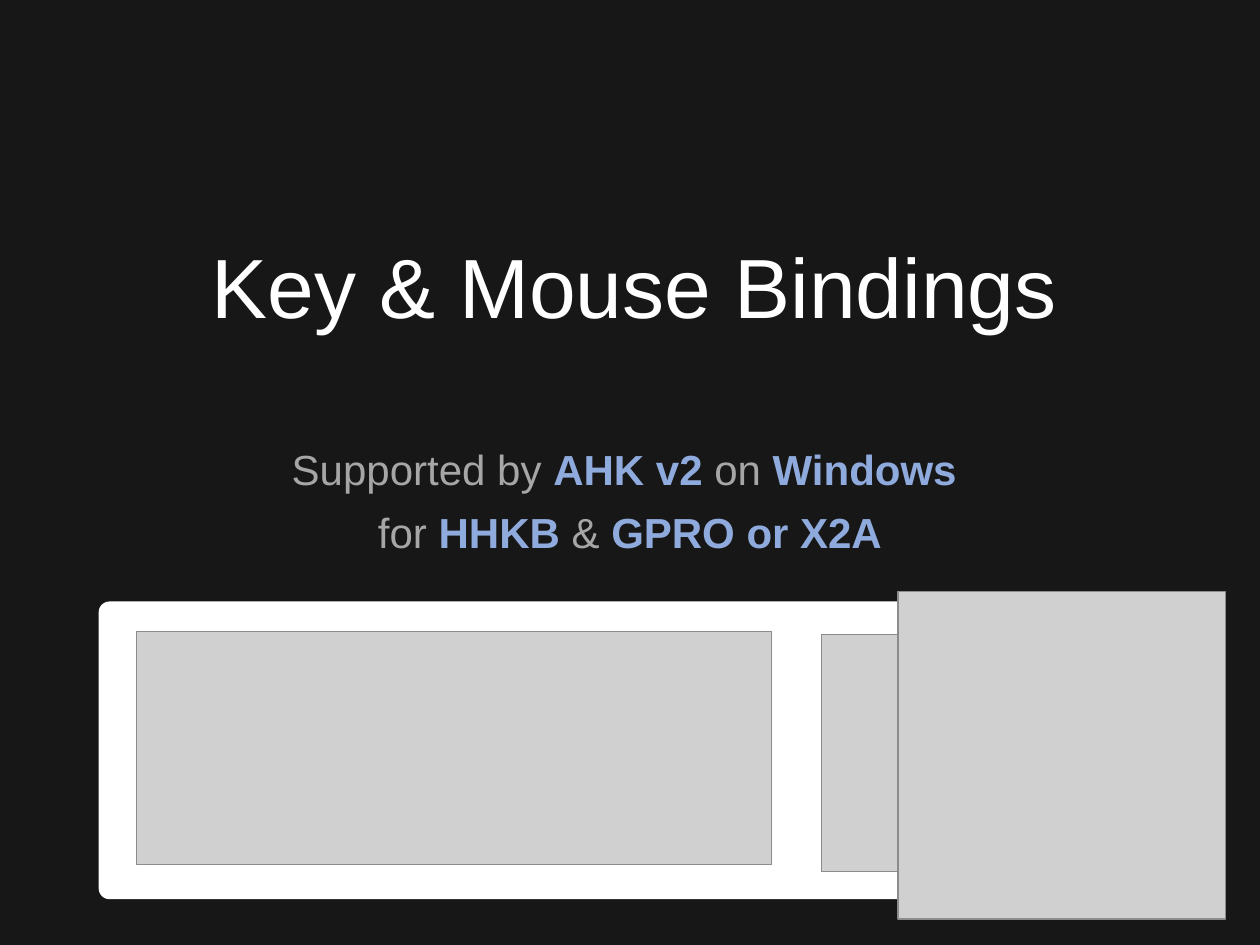
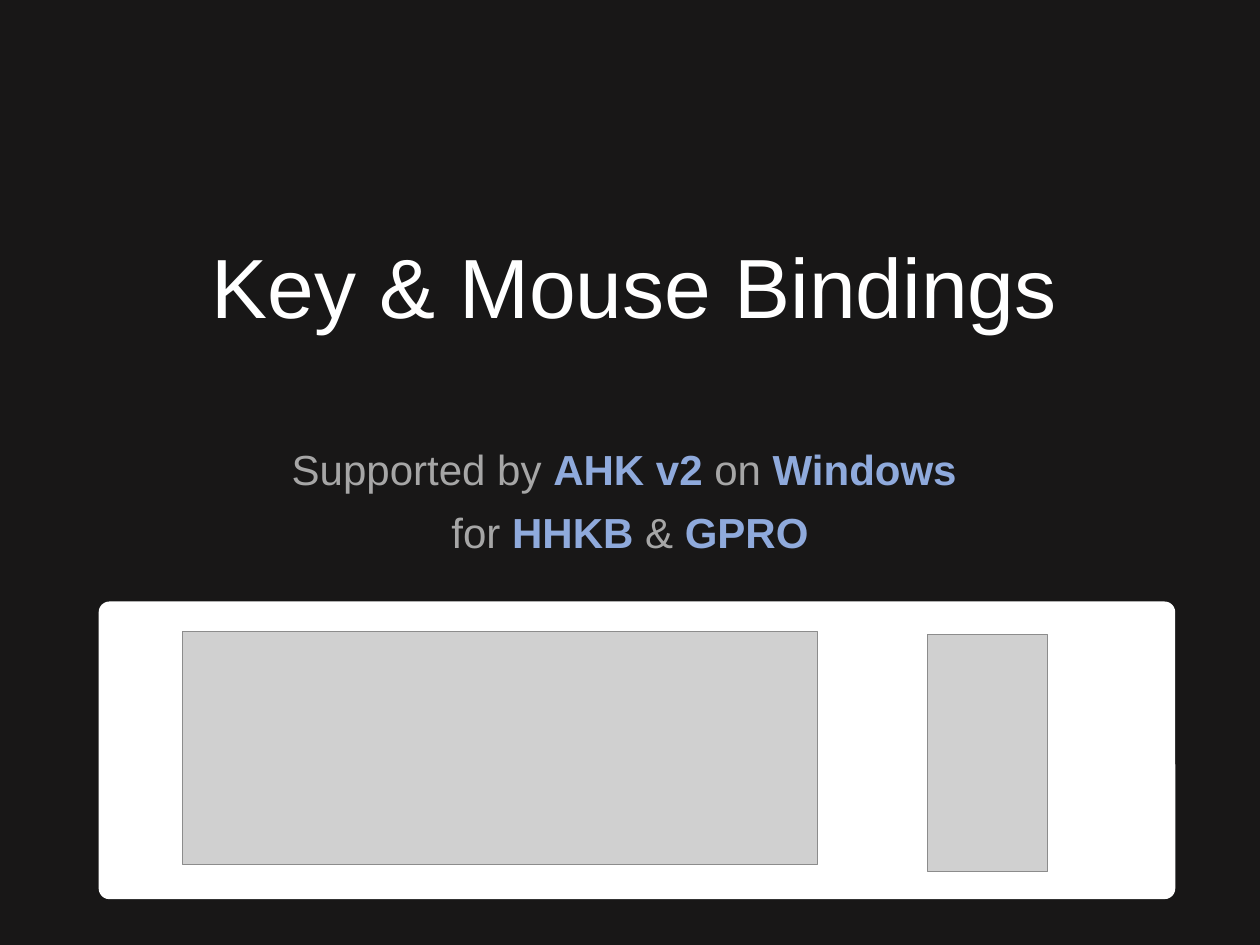
Before and after one commit to ittooo66/myAHKv2, a slide deck: slide 1 of MANUAL.pptx. Drawn at 1260x945 pixels with LibreOffice and Linux fonts; fonts in the diff are those of the drawing; grey boxes stand for pictures. Boxes give left, top, right and bottom in pixels: in the first picture for what was removed or moved away, otherwise in the second. Text is boxed around its words. In the diff, an @@ line names an element or a change of style, - is before the commit and + after.

```diff
--- a/MANUAL.pptx
+++ b/MANUAL.pptx
@@ subtitle at (451, 517, 809, 549): text changed @@
-for HHKB & GPRO or X2A
+for HHKB & GPRO
@@ picture removed at (898, 591, 1226, 919) @@
@@ picture: place and size @@
-picture at (136, 631, 771, 864)
+picture at (183, 631, 818, 864)
@@ picture: place and size @@
-picture at (822, 635, 941, 872)
+picture at (927, 635, 1047, 872)
```
Also in this commit, not shown: 1 other slide changed.
